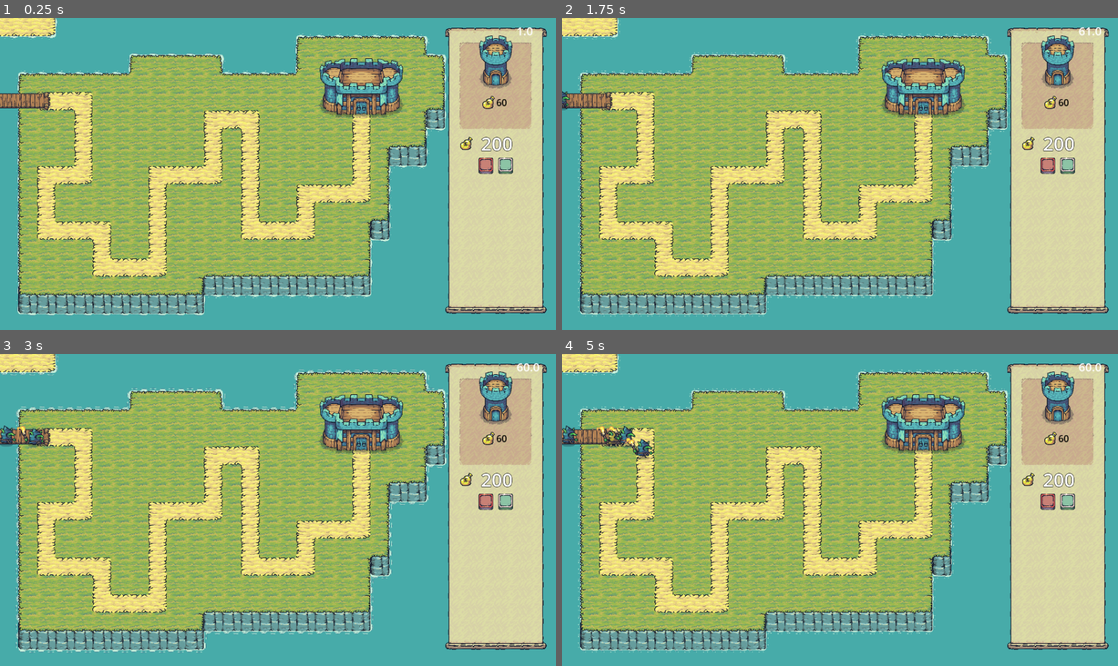
Above: before the commit, frames 1-4 (two rows, left to right).
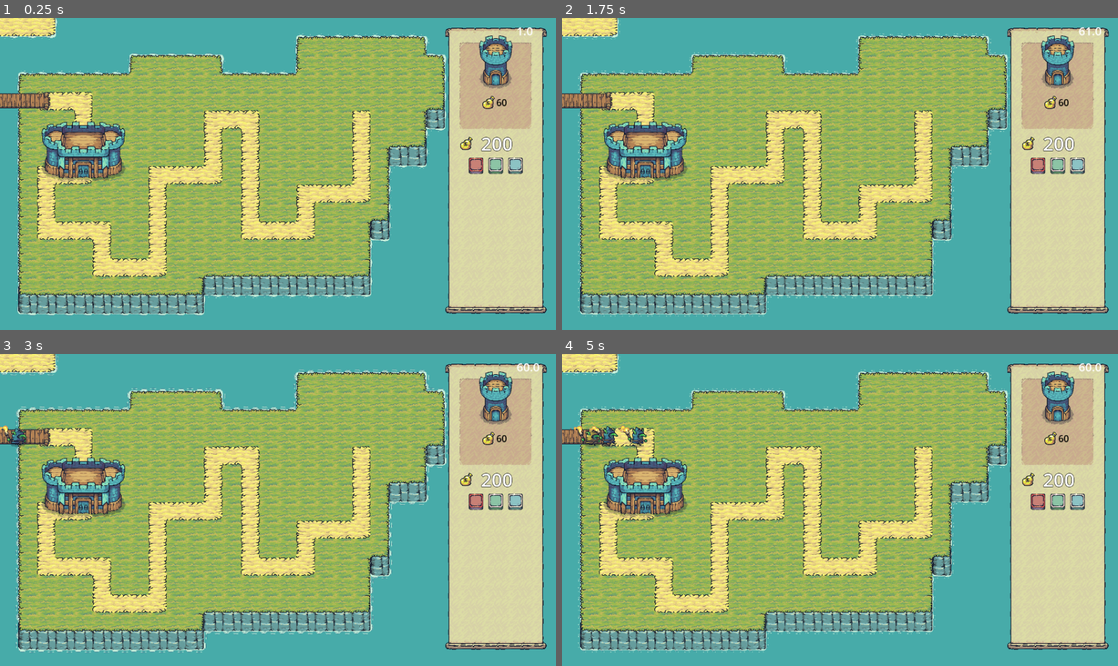
Above: after the commit, the same moments.

Repository: NicoWired/towersmith
Game: Godot game, scene res://source/game/Game.tscn
Same seed, same stepped clock (60 frames per second), same inputs: the game is played once before the commit and once after it.
Inputs (mouse positions are in pixels of both pictures, inside the frame that each line leads up to):
- Up to frame 1 (0.25 s): no input
- Up to frame 2 (1.75 s): click (1079, 167) at 0.52 s; click (1079, 167) at 1.27 s
- Up to frame 3 (3 s): click (517, 503) at 2.02 s; move the mouse to (400, 494) at 2.77 s
- Up to frame 4 (5 s): move the mouse to (728, 525) at 3.52 s; move the mouse to (895, 441) at 4.27 s

The runs differ from the first frame. In frame 1, 5.5% of the frame differs, in the area x 7-95%, y 12-53%; in frame 2, 5.6%; in frame 3, 5.9%; in frame 4, 6.4%, in the area x 0-95%, y 12-53%.

Commit message:
add option to restart game

Diff:
--- a/source/GUI/side_menu/SideMenu.tscn
+++ b/source/GUI/side_menu/SideMenu.tscn
@@ -8,6 +8,8 @@
 [ext_resource type="Texture2D" uid="uid://bjk48lf5arobw" path="res://assets/tiny_swords/UI/Buttons/Button_Red_Pressed.png" id="6_wb8d3"]
 [ext_resource type="Texture2D" uid="uid://cl8xkwkr1d2ad" path="res://assets/tiny_swords/UI/Buttons/Button_Green.png" id="7_jjh12"]
 [ext_resource type="Texture2D" uid="uid://s6m1fgo1d3yq" path="res://assets/tiny_swords/UI/Buttons/Button_Green_Pressed.png" id="8_btwoq"]
+[ext_resource type="Texture2D" uid="uid://dsd0k05ocokga" path="res://assets/tiny_swords/UI/Buttons/Button_Blue.png" id="9_jjh12"]
+[ext_resource type="Texture2D" uid="uid://btc0svpw4pljn" path="res://assets/tiny_swords/UI/Buttons/Button_Blue_Pressed.png" id="10_btwoq"]
 
 [sub_resource type="AtlasTexture" id="AtlasTexture_4cioj"]
 atlas = ExtResource("1_74i22")
@@ -85,3 +87,9 @@
 toggle_mode = true
 texture_normal = ExtResource("7_jjh12")
 texture_pressed = ExtResource("8_btwoq")
+
+[node name="PlayButton" type="TextureButton" parent="MarginContainer/VBoxContainer/ControlsContainer"]
+unique_name_in_owner = true
+layout_mode = 2
+texture_normal = ExtResource("9_jjh12")
+texture_pressed = ExtResource("10_btwoq")
--- a/source/GUI/side_menu/side_menu.gd
+++ b/source/GUI/side_menu/side_menu.gd
@@ -1,15 +1,18 @@
 class_name SideMenu
 extends PanelContainer
 
+signal play_requested
 signal pause_requested
 
 @onready var gold_label: Label = %GoldLabel
 @onready var mute_button: TextureButton = %MuteButton
 @onready var pause_button: TextureButton = %PauseButton
+@onready var play_button: TextureButton = %PlayButton
 
 func _ready() -> void:
 	mute_button.toggled.connect(on_mute_button_toggled)
 	pause_button.toggled.connect(on_pause_button_toggled)
+	play_button.pressed.connect(on_play_button_pressed)
 
 func on_mute_button_toggled(toggled: bool) -> void:
 	for child in get_tree().get_nodes_in_group("sound"):
@@ -17,6 +20,9 @@
 
 func on_pause_button_toggled(toggled: bool) -> void:
 	pause_requested.emit(toggled)
+
+func on_play_button_pressed() -> void:
+	play_requested.emit()
 
 func set_gold_label(gold: int) -> void:
 	var gold_text: String
--- a/source/buildings/castle/castle.gd
+++ b/source/buildings/castle/castle.gd
@@ -3,8 +3,21 @@
 
 signal castle_destroyed
 
-var health: float = 200.0
-var initial_health = health
+const INITIAL_HEALTH: float = 200.0
+
+var _health: float
+var health: float:
+	set(value):
+		_health = value
+		fire.visible = (health/INITIAL_HEALTH <= 0.75)
+		fire_2.visible = (health/INITIAL_HEALTH <= 0.5)
+		fire_3.visible = (health/INITIAL_HEALTH <= 0.25)
+		if health <= 0:
+			show_sprite(false)
+			castle_destroyed.emit()
+	get():
+		return _health
+
 @onready var hitbox: Area2D = $Hitbox
 @onready var hitbox_shape: CollisionShape2D = $Hitbox/HitboxShape
 @onready var castle_sprite: Sprite2D = $CastleSprite
@@ -17,9 +30,18 @@
 
 func _ready() -> void:
 	hitbox.body_entered.connect(on_body_entered)
+	show_sprite()
 	for child in castle_sprite.get_children():
 		if child is AnimatedSprite2D:
 			child.play("fire")
+	reset_health()
+
+func reset_health() -> void:
+	health = INITIAL_HEALTH
+
+func show_sprite(healthy: bool = true) -> void:
+	castle_sprite.visible = healthy
+	castle_destroyed_sprite.visible = not healthy
 
 func on_body_entered(body):
 	if body.get_parent() is Enemy:
@@ -30,13 +52,3 @@
 
 func take_damage(damage: float) -> void:
 	health -= damage
-	if health/initial_health <= 0.75:
-		fire.visible = true
-	if health/initial_health <= 0.5:
-		fire_2.visible = true
-	if health/initial_health <= 0.25:
-		fire_3.visible = true
-	if health <= 0:
-		castle_sprite.visible = false
-		castle_destroyed_sprite.visible = true
-		castle_destroyed.emit()
--- a/source/controls/drop_control.gd
+++ b/source/controls/drop_control.gd
@@ -35,8 +35,9 @@
 	get_occupied_areas()
 	building_placed.emit(new_tower)
 
-func get_occupied_areas():
+func get_occupied_areas() -> void:
 	var buildings: Array[Node] = get_tree().get_nodes_in_group("buildings")
+	occupied_areas = []
 	for building: Node in buildings:
 		occupied_areas.append(building.hitbox_shape)
 
--- a/source/enemies/wave_manager.gd
+++ b/source/enemies/wave_manager.gd
@@ -15,13 +15,13 @@
 
 func _ready() -> void:
 	add_child(spawn_cd)
+	spawn_cd.timeout.connect(spawn_enemy)
 	assert(initialized, "Please run initialize() before adding WaveManager to the scene tree")
 
 func initialize(input_path: Path2D) -> void:
 	spawn_cd.autostart = false
 	spawn_cd.one_shot = false
 	spawn_cd.wait_time = 1
-	spawn_cd.timeout.connect(spawn_enemy)
 	current_second = 0
 	current_wave = 0
 	enemies_killed = 0
--- a/source/levels/level1/Level1.tscn
+++ b/source/levels/level1/Level1.tscn
@@ -55,7 +55,7 @@
 curve = SubResource("Curve2D_h4l07")
 
 [node name="Castle" parent="." instance=ExtResource("3_ho887")]
-position = Vector2(1248, 223)
+position = Vector2(288, 442)
 
 [node name="DropControl" type="Control" parent="."]
 layout_mode = 3
@@ -66,10 +66,12 @@
 offset_bottom = 1082.0
 script = ExtResource("4_b6prr")
 metadata/_custom_type_script = "uid://c4ksix6auf8dy"
+metadata/_edit_lock_ = true
 
 [node name="DropArea" type="Area2D" parent="DropControl"]
 script = ExtResource("5_ocgwi")
 metadata/_custom_type_script = "uid://cnq58v2b3u4xq"
+metadata/_edit_lock_ = true
 
 [node name="CollisionPolygon2D" type="CollisionPolygon2D" parent="DropControl/DropArea"]
 position = Vector2(4, -8)
@@ -78,6 +80,7 @@
 [node name="DropArea2" type="Area2D" parent="DropControl"]
 script = ExtResource("5_ocgwi")
 metadata/_custom_type_script = "uid://cnq58v2b3u4xq"
+metadata/_edit_lock_ = true
 
 [node name="CollisionPolygon2D" type="CollisionPolygon2D" parent="DropControl/DropArea2"]
 polygon = PackedVector2Array(68, 313, 256, 313, 256, 504, 130, 505, 130, 759, 321, 760, 321, 886, 577, 885, 577, 568, 7 …(241 unchanged characters)…
--- a/source/levels/level1/level1.gd
+++ b/source/levels/level1/level1.gd
@@ -8,9 +8,12 @@
 	OVER
 }
 
+const INITIAL_GOLD: int = 200
+
 var current_wave: int = 0
 var game_state: int = game_states.INITIAL
 var wave_manager: WaveManager = WaveManager.new()
+
 
 @onready var enemy_path: Path2D = $EnemyPath
 @onready var upgrade_window: Control = $UpgradeWindow
@@ -24,35 +27,63 @@
 
 
 func _ready() -> void:
-	# assign starting gold:
-	Economy.current_gold += 200
-
 	# update location of starting buildings
 	drop_control.get_occupied_areas()
-
-	# spawn enemies
-	wave_manager.initialize(enemy_path)
-	add_child(wave_manager)
-	wave_manager.spawn_cd.start()
 
 	# connect signals
 	Economy.gold_changed.connect(on_gold_changed)
 	drop_control.building_placed.connect(on_building_placed)
 	upgrade_window.visibility_changed.connect(on_upgrade_window_visibility_changed)
 	side_menu.pause_requested.connect(on_pause_requested)
+	side_menu.play_requested.connect(start_wave)
 	castle.castle_destroyed.connect(on_castle_destroyed)
+	game_over.new_game_requested.connect(on_new_game_requested)
+	game_over.end_game_requested.connect(on_quit_game_requested)
+
+	# initialize level
+	initialize()
 
 	# update GUI
 	upgrade_window.visible = false
-	on_gold_changed()
+
+	# add wave manager
+	add_child(wave_manager)
 
 	# play music
 	#bgm.play()
 	#side_menu.mute_button.button_pressed = true
 
-	# start game
-	game_state = game_states.RUNNING
 
+
+func initialize() -> void:
+	Economy.current_gold = INITIAL_GOLD
+	wave_manager.initialize(enemy_path)
+	side_menu.pause_button.disabled = true
+	game_state = game_states.INITIAL
+	on_gold_changed()
+
+func clear_board() -> void:
+	# reset castle
+	castle.reset_health()
+	castle.show_sprite()
+
+	# eliminate remaining enemies
+	for child in enemy_path.get_children():
+		child.queue_free()
+
+	# remove any towers
+	for child in drop_control.get_children():
+		if child is not Area2D:
+			child.free()
+	#await get_tree().get_frame()
+	#drop_control.call_deferred("get_occupied_areas")
+	drop_control.get_occupied_areas()
+
+func start_wave() -> void:
+	side_menu.pause_button.disabled = false
+	if game_state == game_states.INITIAL:
+		game_state = game_states.RUNNING
+		wave_manager.spawn_cd.start()
 
 func on_gold_changed() -> void:
 	side_menu.set_gold_label(Economy.current_gold)
@@ -73,12 +104,13 @@
 		game_state = game_states.RUNNING
 
 func on_pause_requested(toggled: bool) -> void:
-	if toggled:
-		game_state = game_states.PAUSED
-	else:
-		game_state = game_states.RUNNING
-	pause_screen.visible = toggled
-	get_tree().paused = toggled
+	if game_state in [game_states.PAUSED, game_states.RUNNING]:
+		if toggled:
+			game_state = game_states.PAUSED
+		else:
+			game_state = game_states.RUNNING
+		pause_screen.visible = toggled
+		get_tree().paused = toggled
 
 func on_castle_destroyed() -> void:
 	side_menu.pause_button.disabled = true
@@ -86,3 +118,13 @@
 	get_tree().paused = true
 	game_over.set_game_over()
 	game_over.visible = true
+	wave_manager.spawn_cd.stop()
+
+func on_quit_game_requested() -> void:
+	get_tree().quit()
+
+func on_new_game_requested() -> void:
+	initialize()
+	clear_board()
+	game_over.visible = false
+	get_tree().paused = false
Not shown: 1 places in source/GUI/side_menu/SideMenu.tscn that only renumber resources
